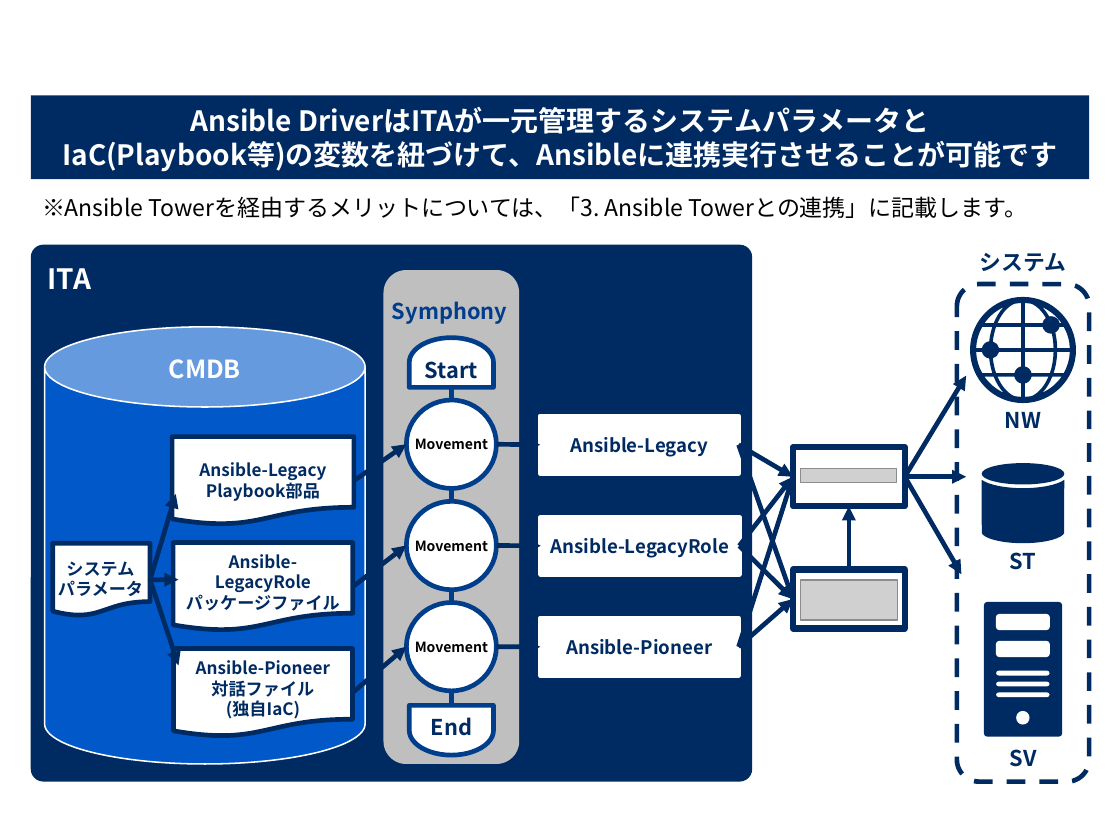
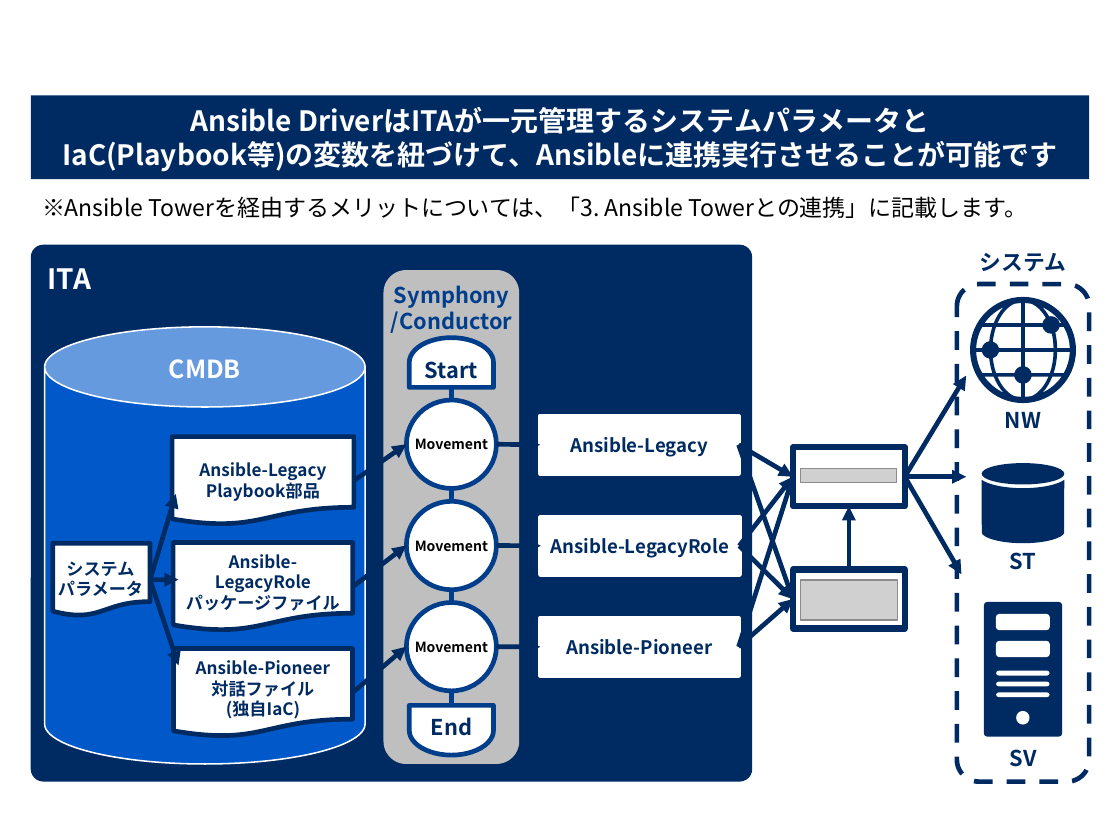
Before and after one commit to exastro-suite/it-automation-docs, a slide deck: slide 4 of asset/Learn_ja/ITA-Ansible-Driver_ja.pptx. Drawn at 1120x840 pixels with LibreOffice and Linux fonts; fonts in the diff are those of the drawing; grey boxes stand for pictures; background and template pictures are left out. Boxes give left, top, right and bottom in pixels: in the first picture for what was removed or moved away, otherwise in the second. Text is boxed around its words. In the diff, an @@ line names an element or a change of style, - is before the commit and + after.

```diff
--- a/asset/Learn_ja/ITA-Ansible-Driver_ja.pptx
+++ b/asset/Learn_ja/ITA-Ansible-Driver_ja.pptx
@@ text "Symphony": place and size @@
-text "Symphony" at bbox=[392, 301, 507, 324]
+text "Symphony" at bbox=[391, 285, 512, 336]
@@ text at bbox=[391, 311, 512, 336]: paragraph added @@
+/Conductor
```
Also in this commit, not shown: 3 other slides changed.
